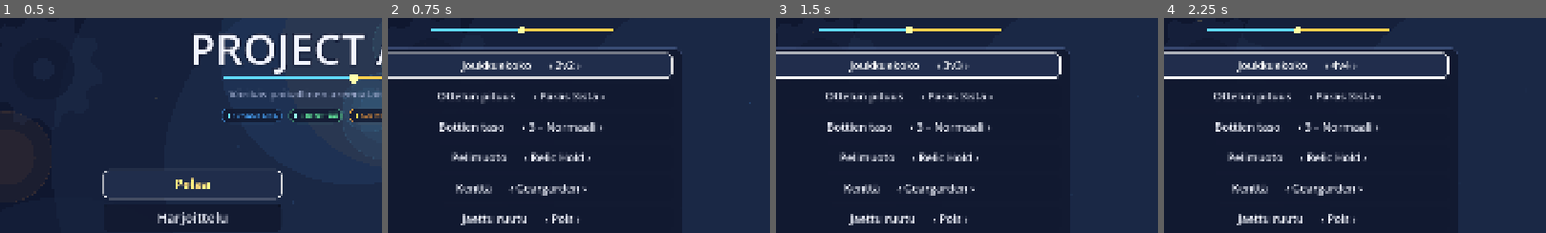
Above: before the commit, frames 1-4 (left to right).
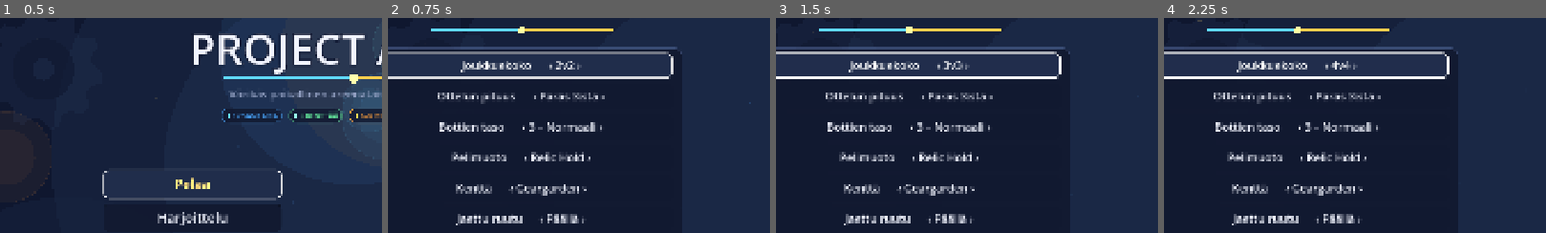
Above: after the commit, the same moments.

Repository: Zafgar/Brawlers
Game: Godot game, scene res://src/main.tscn
The game is run twice, just before and just after one commit, with the same random seed, the same clock (stepped at 60 frames per second) and the same inputs.
Inputs:
- Up to frame 1 (0.5 s): no input
- Up to frame 2 (0.75 s): click "Pelaa" at 0.5 s
- Up to frame 3 (1.5 s): click "Joukkuekoko ‹ 2v2 ›" at 1.25 s
- Up to frame 4 (2.25 s): click "Joukkuekoko ‹ 3v3 ›" at 2 s
The pictures show only the part of the screen within x 4-54%, y 7-57%; the shares and areas given below are measured in that part.

Frame 1 is identical in both runs. In frame 2, 0.9% of the frame differs, in the area x 17-52%, y 91-97%; in frame 3, 0.9%; in frame 4, 0.9%.

Commit message:
Per-pelaaja-ruudut: oma hahmo keskiössä, ei laajene, skillshot-zoom
Jaettu näyttö toimii nyt LoL-tyylisesti: yksi ruutu per PAIKALLINEN ihmispelaaja
(1-4), kukin seuraa OMAA hahmoaan keskiössä. Näkymä on kiinteä alue oman hahmon
ympärillä (VIEW_HALF) EIKÄ laajene vihollisista (aiemmin klusteroi pelaajat
dynaamisesti ja veti vihollisia mukaan). Ruudut eivät vaihda paikkaa (vakaa
järjestys), ja kuollutkin pelaaja pitää oman ruutunsa.

Poikkeus: kun pelaaja tähtää skillshottia joka ylittää ruudun näkymän, kamera
zoomaa ulos juuri tarpeeksi että tähtäys näkyy max rangeen asti (rect laajenee
tähtäyksen kärkeen hero._aim_active/_aim_len mukaan).

split_screen oletuksena PÄÄLLE (oli koeversio-pois). Simulaatio käyttää yhä
klassista GameCameraa. Vanhat klusterointi-apurit jäivät legacyksi (käyttämättä).

HUOM: HUD piirtyy yhä yhtenä kerroksena kaikkien ruutujen päälle — per-ruutu-HUD
on mahdollinen jatkokehitys.

Co-Authored-By: Claude Opus 4.8 <noreply@anthropic.com>
Claude-Session: https://claude.ai/code/session_01SqBgCfYgCzhYDAn38izic8

Diff:
--- a/src/arena/split_view.gd
+++ b/src/arena/split_view.gd
@@ -1,26 +1,32 @@
 class_name SplitView
 extends Control
-## Jaettu ruutu (valinnainen). Maailma renderöidään SubViewporteihin, jotka
-## kaikki jakavat saman World2D:n mutta katsovat sitä omilla kameroillaan.
-## Näyttö jakautuu dynaamisesti 1–4 osaan sen mukaan, kuinka moneen ryhmään
-## ihmispelaajat leviävät: kun he ovat lähekkäin, ruutu on yksi; kun he
-## hajaantuvat, jokainen ryhmä (enimmillään neljä) saa oman ruutunsa.
+## Per-pelaaja-ruudut (LoL-tyyli). Maailma renderöidään SubViewporteihin, jotka
+## jakavat saman World2D:n mutta katsovat sitä omilla kameroillaan. Näyttö
+## jakautuu PAIKALLISTEN IHMISPELAAJIEN MÄÄRÄN mukaan (1-4): jokainen pelaaja
+## saa oman ruutunsa, joka seuraa hänen hahmoaan KESKIÖSSÄ. Näkymä EI laajene
+## vihollisista — se on kiinteä alue oman hahmon ympärillä (VIEW_HALF).
 ##
-## Jokainen ruutu pitää lähellä olevat viholliset näkyvissä, jotta taistelua
-## voi seurata omalta ruudulta. HUD piirtyy CanvasLayerina kaikkien päälle.
+## Poikkeus: kun pelaaja tähtää skillshottia joka ylittää ruudun näkymän, kamera
+## zoomaa ulos juuri sen verran että tähtäys näkyy max rangeen asti.
 ##
-## Otetaan käyttöön Game.options.split_screen. Oletuksena pois -> klassinen
-## yksittäiskamera (GameCamera) toimii kuten ennen.
+## Otetaan käyttöön Game.options.split_screen (oletuksena päällä). Simulaatiossa
+## käytetään aina klassista GameCameraa.
 
 const MAX_PANES := 4
-const MARGIN := 260.0
-const MIN_ZOOM := 0.6
-const MAX_ZOOM := 1.05
-const FOLLOW := 3.5
-const ZOOM_SPEED := 2.5
-const SPLIT_DIST := 1050.0        # ryhmien etäisyys jonka yli -> jako
-const MERGE_DIST := 780.0         # ... ja alle jonka -> yhdistys (hystereesi)
-const INCLUDE_RADIUS := 640.0     # tämän säteen sisällä olevat viholliset mukaan
+const MARGIN := 260.0              # vain vararyhmän (ei ihmisiä) rajaukseen
+# LoL-tyylinen per-pelaaja-näkymä: kiinteä alue OMAN hahmon ympärillä, ei laajene
+# vihollisista. VIEW_HALF = perusnäkymän puolikorkeus maailmayksikköinä (näkymä
+# skaalautuu ruudun kokoon niin että jokainen pelaaja näkee saman alueen).
+const VIEW_HALF := 540.0
+const AIM_MARGIN := 150.0          # lisämarginaali tähtäyksen kärjen taakse
+const MIN_ZOOM := 0.34            # kuinka kauas voi zoomata (isot skillshotit/vara)
+const MAX_ZOOM := 1.15            # kuinka lähelle perusnäkymä zoomaa
+const FOLLOW := 6.0               # kameran seuranta (tiukempi -> hahmo keskiössä)
+const ZOOM_SPEED := 3.5
+# Legacy (ei enää käytössä per-pelaaja-mallissa; jätetty vanhojen apurien takia).
+const SPLIT_DIST := 1050.0
+const MERGE_DIST := 780.0
+const INCLUDE_RADIUS := 640.0
 
 var arena = null
 
@@ -138,30 +144,22 @@
 				Rect2(0, hh, hw, full.y - hh), Rect2(hw, hh, full.x - hw, full.y - hh)]
 
 
-# --- Ryhmittely (klusterointi) ---
-
-## Ryhmittelee elossa olevat ihmispelaajat 1–4 ryhmään. Jokainen ryhmä saa oman
-## ruutunsa. Hystereesi (SPLIT_DIST vs MERGE_DIST parikohtaisesti) estää
-## värinän rajalla. Ryhmät järjestetään pelaajanumeron mukaan, jotta ruudut
-## eivät vaihda paikkaa.
+# --- Ruutujen kohdennus ---
+
+## Yksi ruutu per PAIKALLINEN ihmispelaaja (LoL-tyyli: oma hahmo aina keskiössä,
+## ei dynaamista yhdistämistä eikä laajenemista vihollisista). Vakaa järjestys
+## pelaajanumeron mukaan -> ruudut eivät vaihda paikkaa. Kuollutkin pelaaja pitää
+## oman ruutunsa. Jos ihmispelaajia ei ole (katselu/sim), yksi vararuutu.
 func _clusters() -> Array:
-	var anchors := _human_anchors()
-	var groups: Array = []
-	if anchors.size() <= 1:
-		groups = [anchors] if not anchors.is_empty() else [_fallback_group()]
-	else:
-		groups = _cluster_by_hysteresis(anchors)
-		groups = _cap_groups(groups, MAX_PANES)
-	_remember_groups(groups)
-	return _sorted_groups(groups)
-
-
-## Elossa olevat ihmispelaajat (ruutujen ankkurit).
-func _human_anchors() -> Array:
 	var out: Array = []
 	for h in arena.heroes:
-		if is_instance_valid(h) and h.alive and h.profile != null and not h.profile.is_bot:
-			out.append(h)
+		if is_instance_valid(h) and h.profile != null and not h.profile.is_bot:
+			out.append([h])
+	out.sort_custom(func(a, b): return a[0].profile.index < b[0].profile.index)
+	if out.is_empty():
+		return [_fallback_group()]
+	if out.size() > MAX_PANES:
+		out = out.slice(0, MAX_PANES)
 	return out
 
 
@@ -304,17 +302,35 @@
 
 func _update_camera(cam: Camera2D, vp: SubViewport, cluster: Array, delta: float,
 		snap: bool) -> void:
-	var framed := _frame(cluster)
-	if framed.is_empty():
+	if cluster.is_empty():
 		return
-	var rect := Rect2(framed[0].global_position, Vector2.ONE)
-	for h in framed:
-		rect = rect.expand(h.global_position)
-	rect = rect.grow(MARGIN)
-
 	var vps := Vector2(vp.size)
 	if vps.x < 1.0 or vps.y < 1.0:
 		vps = Vector2(960.0, 540.0)
+
+	var rect: Rect2
+	if cluster.size() == 1 and is_instance_valid(cluster[0]):
+		# PER-PELAAJA: kiinteä näkymä oman hahmon ympärillä (ei laajene vihollisista).
+		var hero: Hero = cluster[0]
+		var focus: Vector2 = hero.global_position
+		rect = Rect2(focus.x - VIEW_HALF, focus.y - VIEW_HALF, VIEW_HALF * 2.0, VIEW_HALF * 2.0)
+		# Tähdättäessä skillshottia näytön yli: laajenna näkymä KÄRJEN (max range)
+		# asti, jotta tähtäys pysyy kokonaan ruudulla -> zoomaa ulos vain tarpeeksi.
+		if hero._aim_active and hero._aim_len > 1.0 and hero.aim.length() > 0.1:
+			rect = rect.expand(focus + hero.aim.normalized() * (hero._aim_len + AIM_MARGIN))
+	else:
+		# VARARUUTU (ei ihmispelaajia): rajaa koko klusteri kuten klassinen kamera.
+		var valid: Array = []
+		for h in cluster:
+			if is_instance_valid(h):
+				valid.append(h)
+		if valid.is_empty():
+			return
+		rect = Rect2(valid[0].global_position, Vector2.ONE)
+		for h in valid:
+			rect = rect.expand(h.global_position)
+		rect = rect.grow(MARGIN)
+
 	var fit: float = minf(vps.x / rect.size.x, vps.y / rect.size.y)
 	var tz: float = clampf(fit, MIN_ZOOM, MAX_ZOOM)
 	var target: Vector2 = rect.get_center()
--- a/src/autoload/game.gd
+++ b/src/autoload/game.gd
@@ -39,7 +39,7 @@
 	"music": true,
 	"shake": true,
 	"fullscreen": true,
-	"split_screen": false,    # jaettu ruutu isolla kartalla (koeversio)
+	"split_screen": true,     # per-pelaaja-ruudut (oma hahmo keskiössä, 1-4 jaettu)
 }
 
 var main: Node = null
